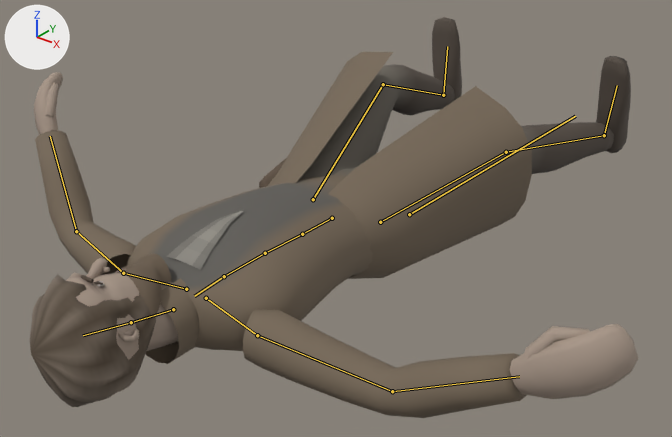
Renders of the glTF model assets/models/characters/dockson.glb from each side of a commit.
Both versions are drawn from a 50 mm lens placed at (1.223, -1.836, 1.053), pointed at (0.003, -0.311, 0.107). Arrows for +X, +Y and +Z are at upper left; the lights stay in place. The first picture is the older version. Both versions are drawn at frame 31 of the action 'die'; the numbers are the values there. The bones that change, and the others that lie on the model, are drawn over the model as lines.

Names of what the first picture shows: 'Dockson'.
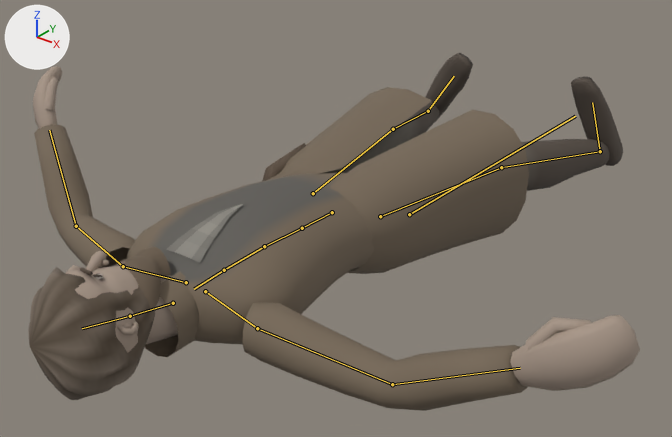
Pixel boxes (x1, y1, x2, y2) of what changed, in the pictures (672 x 437 px):
'Dockson', posed (11% shorter): before (30, 17, 638, 418); after (28, 53, 640, 411)
bone 'Hips', root to tip: before (332, 218) to (302, 234); after (332, 212) to (302, 228)
bone 'RightUpperLeg', root to tip: before (380, 222) to (506, 152); after (380, 216) to (501, 167)
bone 'RightLowerLeg', root to tip: before (506, 152) to (604, 135); after (501, 167) to (600, 151)
bone 'RightFoot', root to tip: before (604, 135) to (617, 85); after (600, 151) to (592, 102)
bone 'LeftUpperLeg', root to tip: before (313, 199) to (383, 84); after (313, 193) to (393, 129)
bone 'LeftLowerLeg', root to tip: before (383, 84) to (443, 95); after (393, 129) to (428, 111)
bone 'LeftFoot', root to tip: before (443, 95) to (447, 46); after (428, 111) to (454, 76)

Patch to the scene script:
```diff
--- a/assets/models/characters/dockson.glb.py
+++ b/assets/models/characters/dockson.glb.py
@@ bone_hips @@
 bone_hips = bpy.data.objects['Armature'].pose.bones['Hips']  # child of 'Root'
-bone_hips.location = (0.0, -0.866, -0.322)
+bone_hips.location = (0.0, -0.851, -0.322)
@@ bone_rightupperleg @@
 bone_rightupperleg = bpy.data.objects['Armature'].pose.bones['RightUpperLeg']  # child of 'Hips'
-bone_rightupperleg.rotation_quaternion = (0.992, 0.07, 0.005, -0.104)  # degrees (8, 1, -12)
+bone_rightupperleg.rotation_quaternion = (0.987, -0.02, -0.133, -0.085)  # degrees (-1, -15, -10)
@@ bone_rightlowerleg @@
 bone_rightlowerleg = bpy.data.objects['Armature'].pose.bones['RightLowerLeg']  # child of 'RightUpperLeg'
-bone_rightlowerleg.rotation_quaternion = (0.994, -0.105, -0.001, 0.0)  # degrees (-12, 0, 0)
+bone_rightlowerleg.rotation_quaternion = (0.999, -0.035, 0.0, 0.0)  # degrees (-4, 0, 0)
@@ bone_rightfoot @@
 bone_rightfoot = bpy.data.objects['Armature'].pose.bones['RightFoot']  # child of 'RightLowerLeg'
-bone_rightfoot.rotation_quaternion = (0.976, 0.216, 0.009, 0.004)  # degrees (25, 1, 1)
+bone_rightfoot.rotation_quaternion = (0.946, 0.325, 0.013, 0.007)  # degrees (38, 1, 1)
@@ bone_leftupperleg @@
 bone_leftupperleg = bpy.data.objects['Armature'].pose.bones['LeftUpperLeg']  # child of 'Hips'
-bone_leftupperleg.rotation_quaternion = (0.975, 0.207, -0.016, 0.077)  # degrees (24, -4, 8)
+bone_leftupperleg.rotation_quaternion = (0.951, 0.0, 0.3, 0.073)  # degrees (3, 35, 10)
@@ bone_leftlowerleg @@
 bone_leftlowerleg = bpy.data.objects['Armature'].pose.bones['LeftLowerLeg']  # child of 'LeftUpperLeg'
-bone_leftlowerleg.rotation_quaternion = (0.94, -0.342, 0.003, 0.0)  # degrees (-40, 0, 0)
+bone_leftlowerleg.rotation_quaternion = (0.992, -0.122, 0.001, 0.0)  # degrees (-14, 0, 0)
@@ bone_leftfoot @@
 bone_leftfoot = bpy.data.objects['Armature'].pose.bones['LeftFoot']  # child of 'LeftLowerLeg'
-bone_leftfoot.rotation_quaternion = (0.976, 0.216, -0.009, -0.004)  # degrees (25, -1, -1)
+bone_leftfoot.rotation_quaternion = (0.956, 0.292, -0.012, -0.006)  # degrees (34, -1, -1)
```
